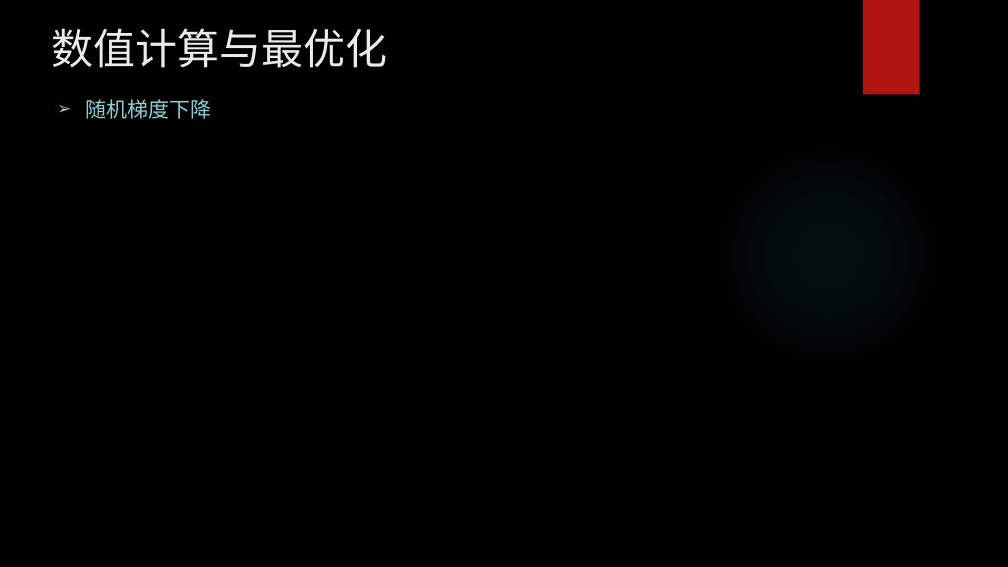
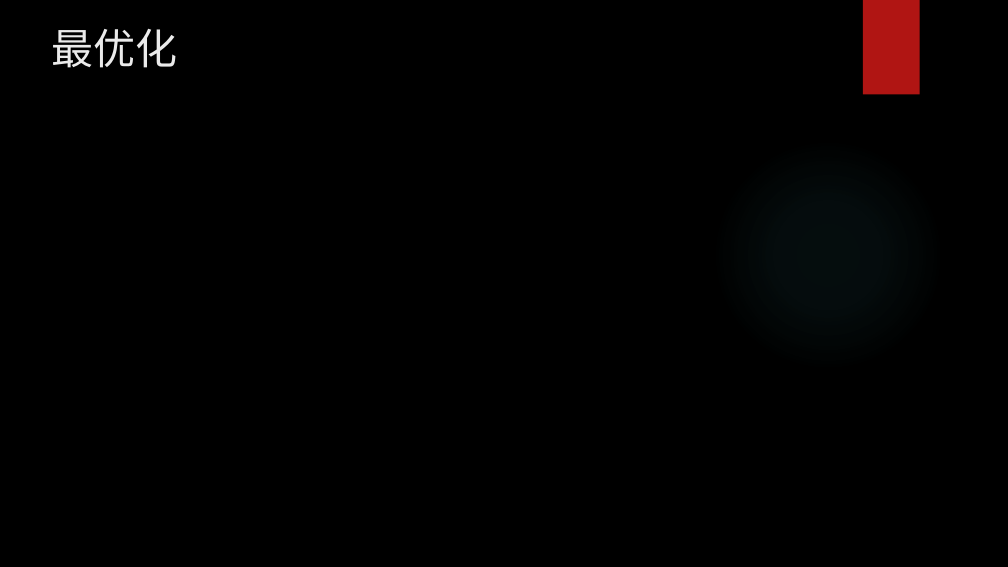
Before and after one commit to yejinlei/about-ml, a slide deck: slide 23 of AI的数学基础.pptx (slide 17 before the commit). Drawn at 1008x567 pixels with LibreOffice and Linux fonts; fonts in the diff are those of the drawing; background and template pictures are left out. Boxes give left, top, right and bottom in pixels: in the first picture for what was removed or moved away, otherwise in the second. Text is boxed around its words. In the diff, an @@ line names an element or a change of style, - is before the commit and + after.

```diff
--- a/AI的数学基础.pptx
+++ b/AI的数学基础.pptx
@@ title at [51,29,177,68]: text changed @@
-数值计算与最优化
+最优化
@@ text removed at [86,99,212,119] @@
-➢ 随机梯度下降
```
Also in this commit, not shown: 3 other slides changed, 18 slides added, 9 slides removed, 18 other files.
